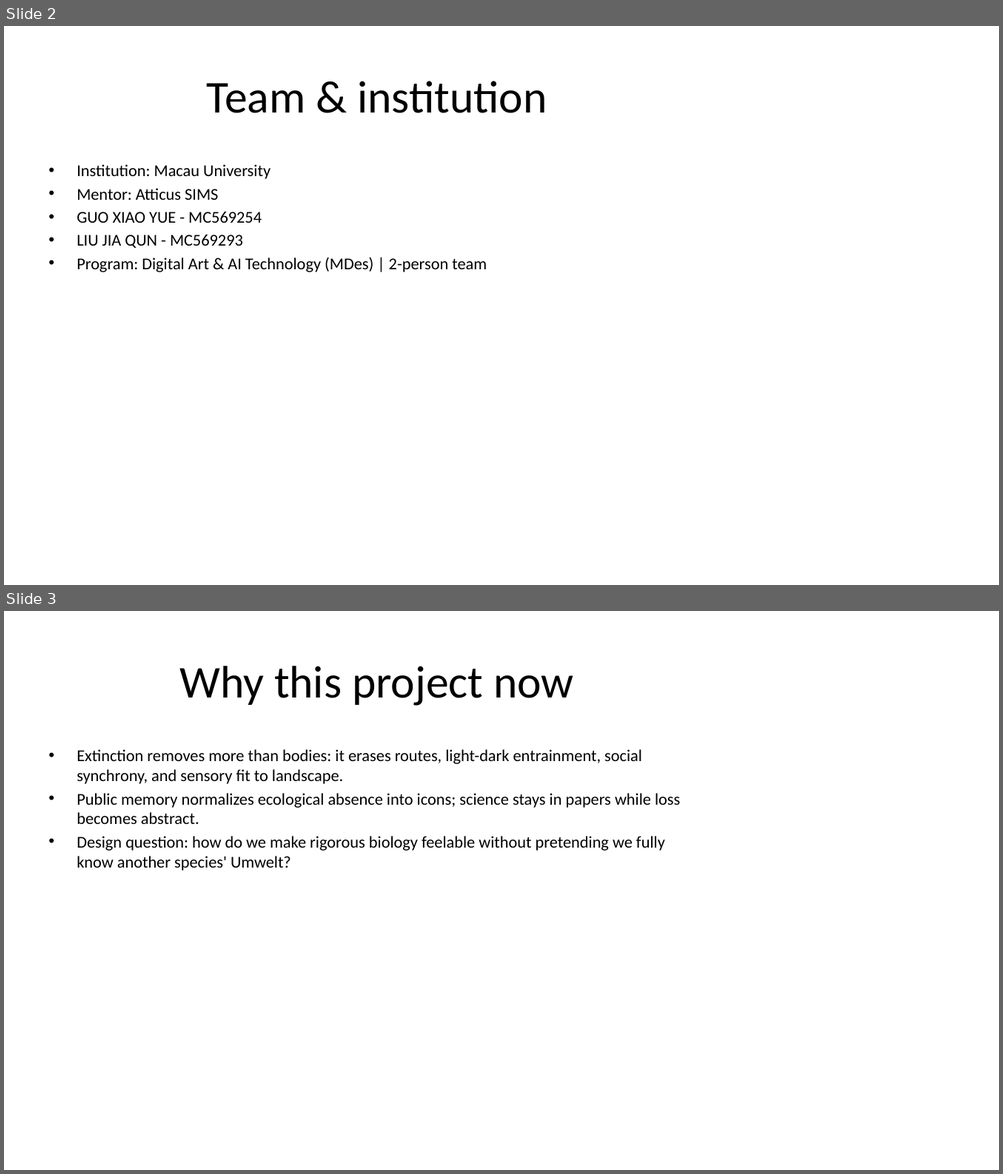
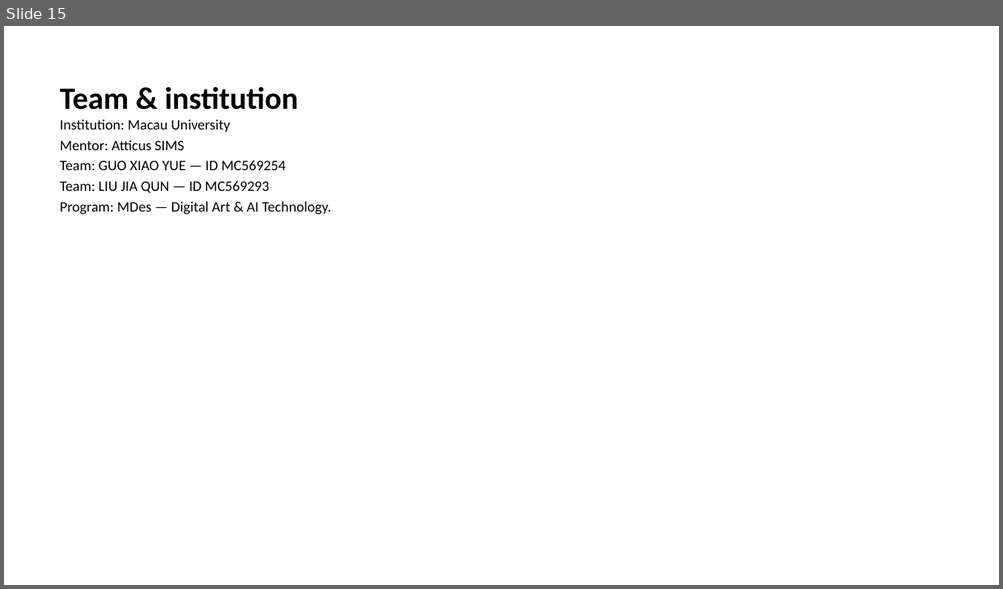
Before and after one commit to macaumonsoon/Biodesign-Project, a slide deck: slides/export/Archive_of_Extinction_Final_BDC2026.pptx. Shown one above the other, each under a label of ours: slides 2 and 3 before the commit, slide 15 after it. The pictures are 1003x1174 and 1003x589 pixels, drawn with LibreOffice and Linux fonts; fonts in the diff are those of the drawing. Boxes give left, top, right and bottom in pixels: in the first picture for what was removed or moved away, otherwise in the second. Text is boxed around its words. In the diff, an @@ line names an element or a change of style, - is before the commit and + after.

```diff
--- a/slides/export/Archive_of_Extinction_Final_BDC2026.pptx
+++ b/slides/export/Archive_of_Extinction_Final_BDC2026.pptx
@@ slide 3 removed at (4,611,999,1170), background #FFFFFF @@
@@ title removed at (179,666,574,706) @@
-Why this project now
@@ text removed at (77,749,680,871) @@
-• Extinction removes more than bodies: it erases routes, light-dark entrainment, social synchrony, and sensory fit to landscape.
-• Public memory normalizes ecological absence into icons; science stays in papers while loss becomes abstract.
-• Design question: how do we make rigorous biology feelable without pretending we fully know another species' Umwelt?
@@ what was slide 2 is now slide 15 @@
@@ slide 15 changed as well @@
@@ text "Team & institution": place and size @@
-text "Team & institution" at (77,164,486,272)
+text "Team & institution" at (60,87,331,215)
@@ text at (60,87,298,110): paragraph added @@
+Team & institution
@@ title removed at (207,81,546,113) @@
-Team & institution
@@ text at (60,119,230,150): size 16 to 14 pt in "Institution: Macau University", "Mentor: Atticus SIMS"; bullet • to none @@
@@ text at (60,160,331,215): text changed; size 16 to 14 pt @@
-• GUO XIAO YUE - MC569254
-• LIU JIA QUN - MC569293
-• Program: Digital Art & AI Technology (MDes) | 2-person team
+Team: GUO XIAO YUE — ID MC569254
+Team: LIU JIA QUN — ID MC569293
+Program: MDes — Digital Art & AI Technology.
```
Also in this commit, not shown: 2 other slides changed, 49 slides added, 17 other slides removed, 1 other file.
